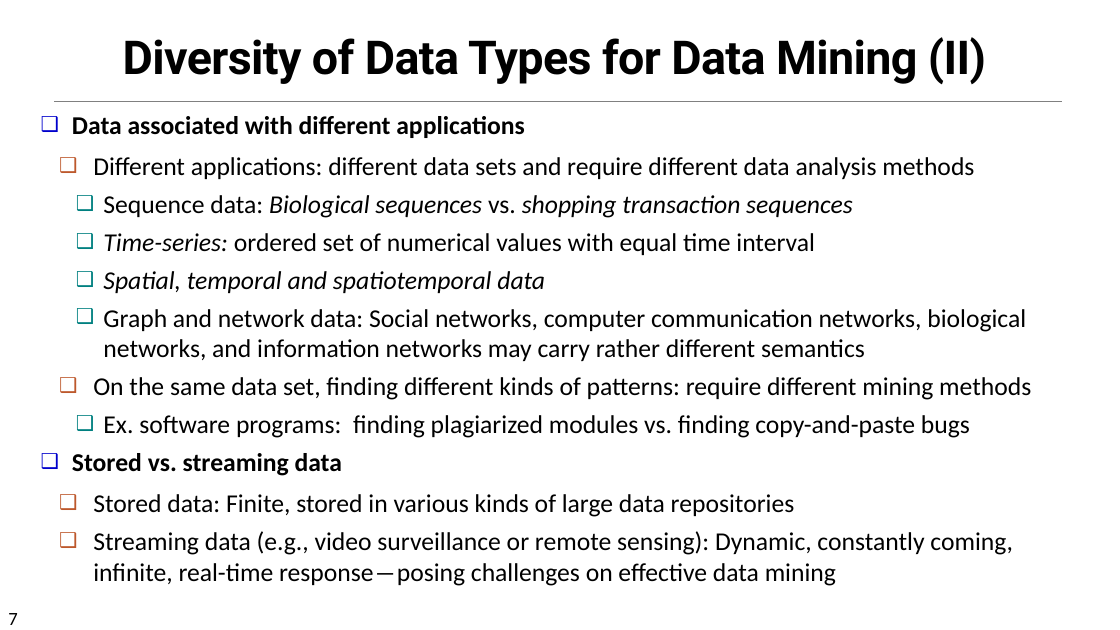
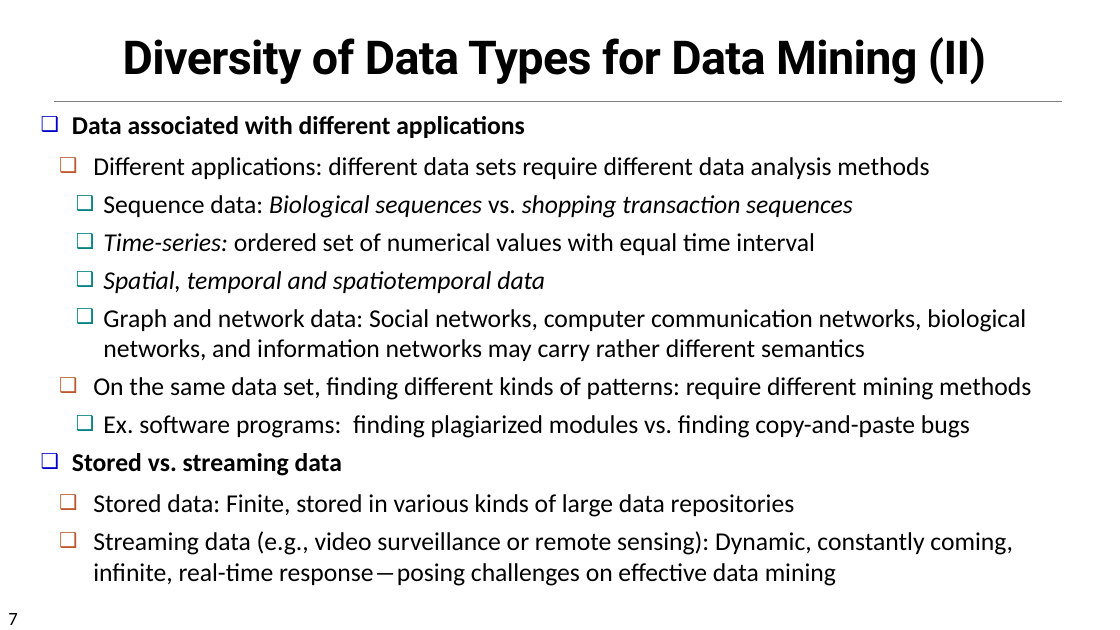
Before and after one commit to chriswjh/chriswjh.github.io, a slide deck: slide 7 of EDM/01-Introduction.pptx. Drawn at 1120x630 pixels with LibreOffice and Linux fonts; fonts in the diff are those of the drawing. Boxes give left, top, right and bottom in pixels: in the first picture for what was removed or moved away, otherwise in the second. Text is boxed around its words. In the diff, an @@ line names an element or a change of style, - is before the commit and + after.

```diff
--- a/EDM/01-Introduction.pptx
+++ b/EDM/01-Introduction.pptx
@@ text at bbox=[93, 157, 929, 179]: text changed @@
-  ❑ Different applications: different data sets and require different data analysis methods
+  ❑ Different applications: different data sets require different data analysis methods
```
Also in this commit, not shown: 5 other slides changed, 3 other files.
